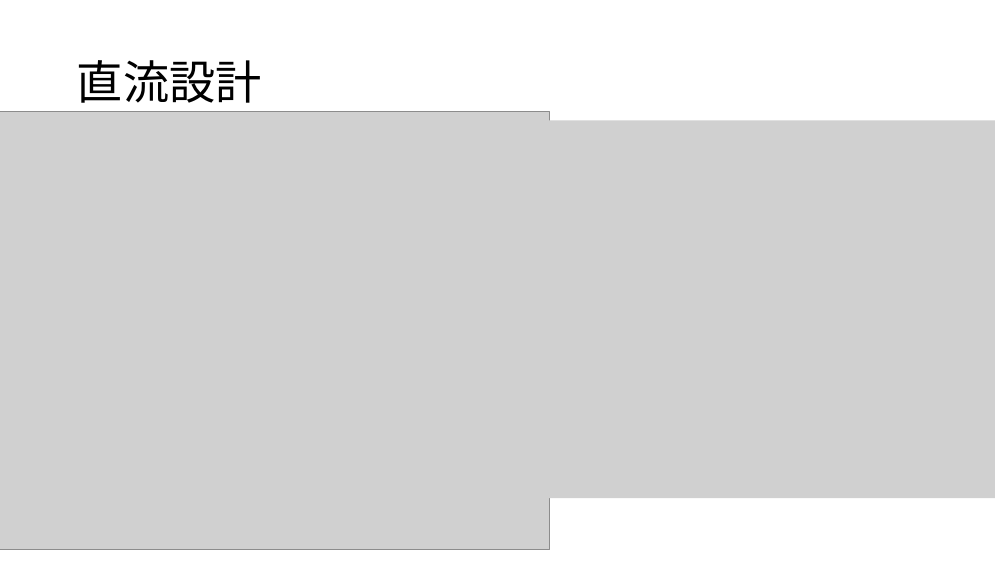
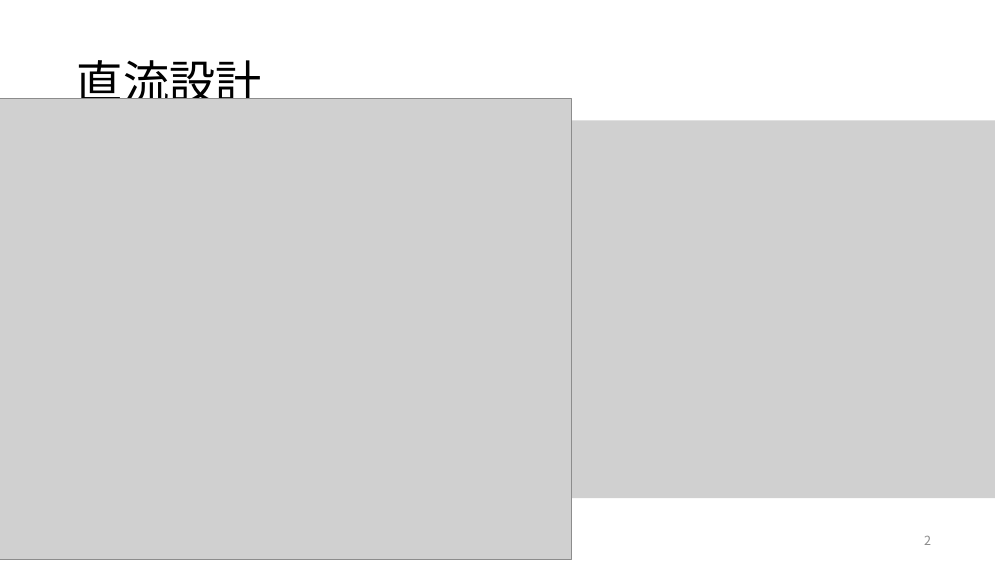
Before and after one commit to kjm-desktop10400/reserch, a slide deck: slide 2 of folded_gilbert/20230703/進捗報告 ギルバートセルの設計.pptx. Drawn at 1008x567 pixels with LibreOffice and Linux fonts; fonts in the diff are those of the drawing; grey boxes stand for pictures. Boxes give left, top, right and bottom in pixels: in the first picture for what was removed or moved away, otherwise in the second. Text is boxed around its words. In the diff, an @@ line names an element or a change of style, - is before the commit and + after.

```diff
--- a/folded_gilbert/20230703/進捗報告 ギルバートセルの設計.pptx
+++ b/folded_gilbert/20230703/進捗報告 ギルバートセルの設計.pptx
@@ picture: place and size @@
-picture at [0,111,549,550]
+picture at [0,98,571,560]
@@ page number added at [924,536,931,545], 12 pt, text #8C8C8C @@
+2
```
Also in this commit, not shown: 3 other slides changed, 4 slides added, 1 slide removed, 7 other files.
